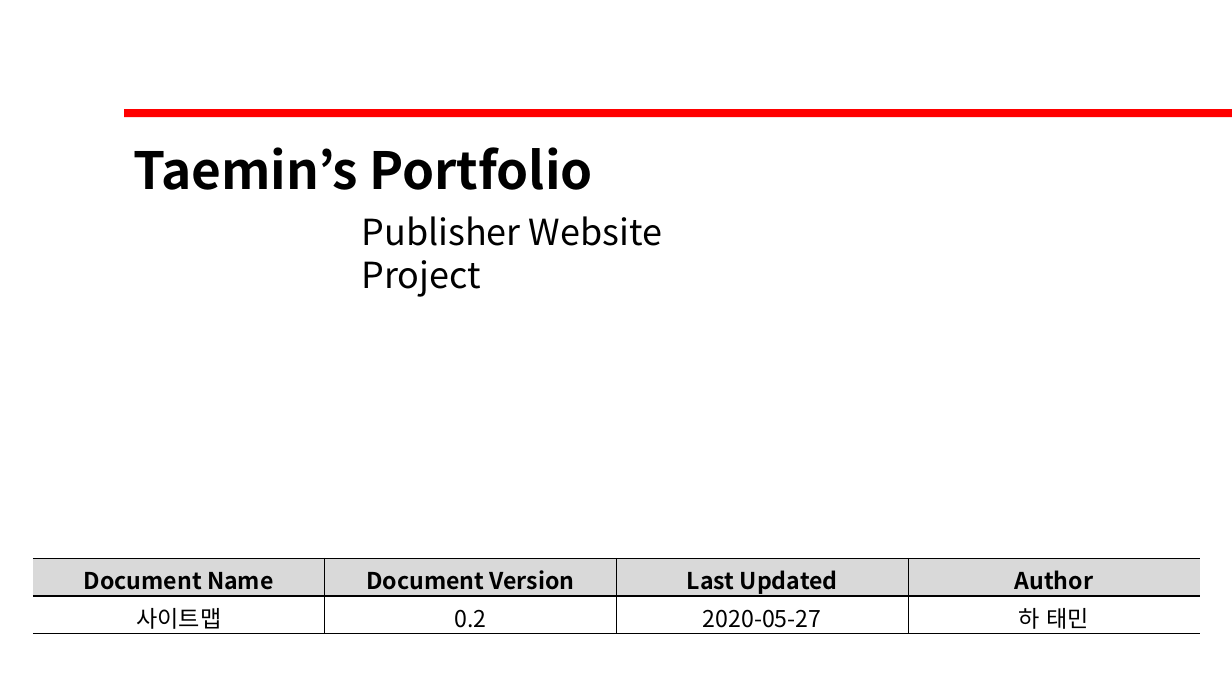
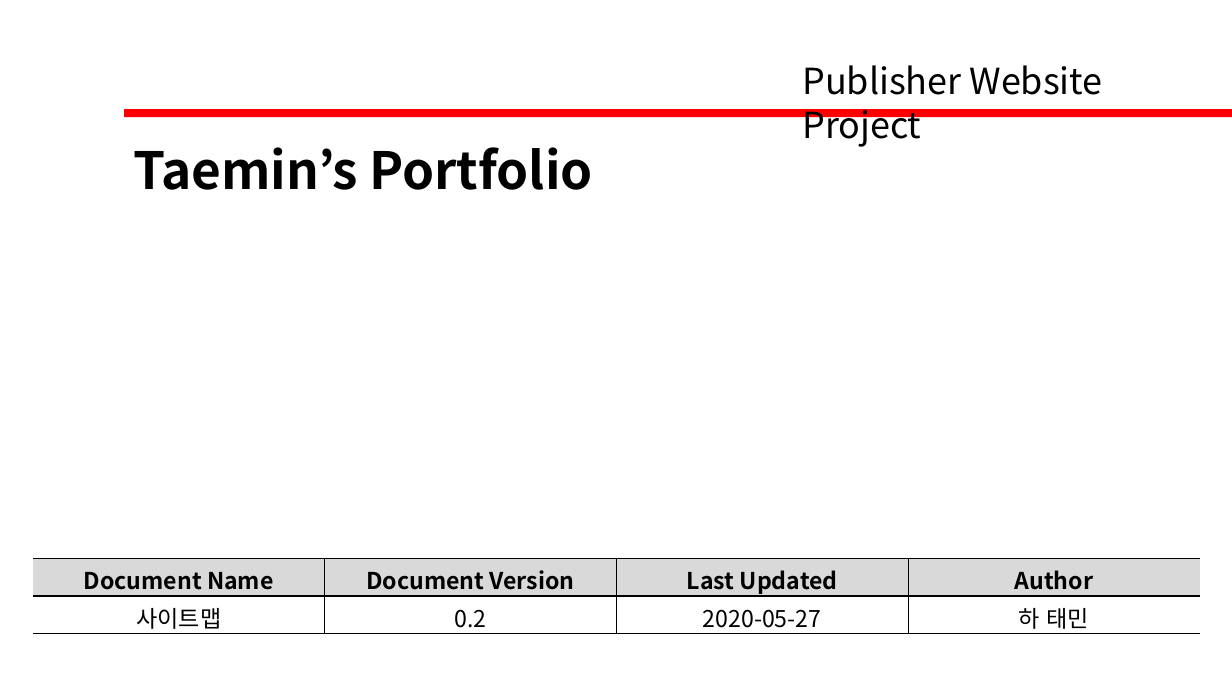
Before and after one commit to David-Ha-1217/Publisher_Portfolio, a slide deck: slide 1 of Documents/사이트맵.pptx. Drawn at 1232x693 pixels with LibreOffice and Linux fonts; fonts in the diff are those of the drawing. Boxes give left, top, right and bottom in pixels: in the first picture for what was removed or moved away, otherwise in the second. Text is boxed around its words. In the diff, an @@ line names an element or a change of style, - is before the commit and + after.

```diff
--- a/Documents/사이트맵.pptx
+++ b/Documents/사이트맵.pptx
@@ text "Publisher Website Project": place and size @@
-text "Publisher Website Project" at [362,216,662,297]
+text "Publisher Website Project" at [802,65,1103,147]
```
Also in this commit, not shown: 1 other slide changed, 5 other files.
